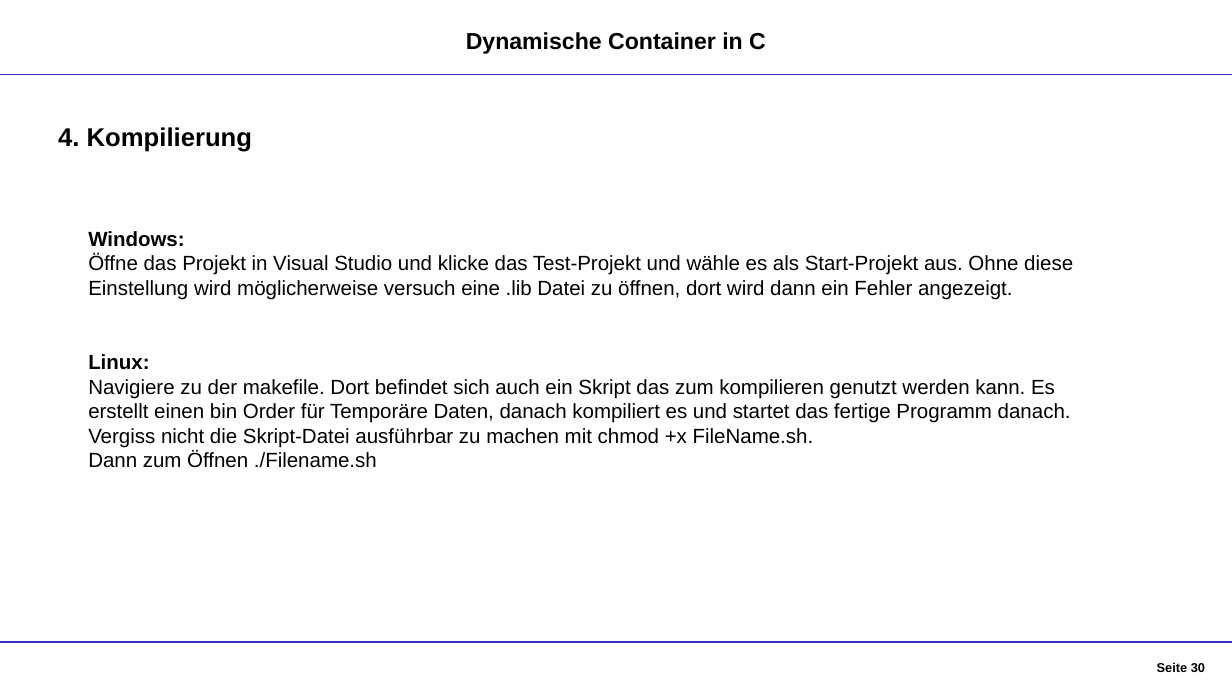
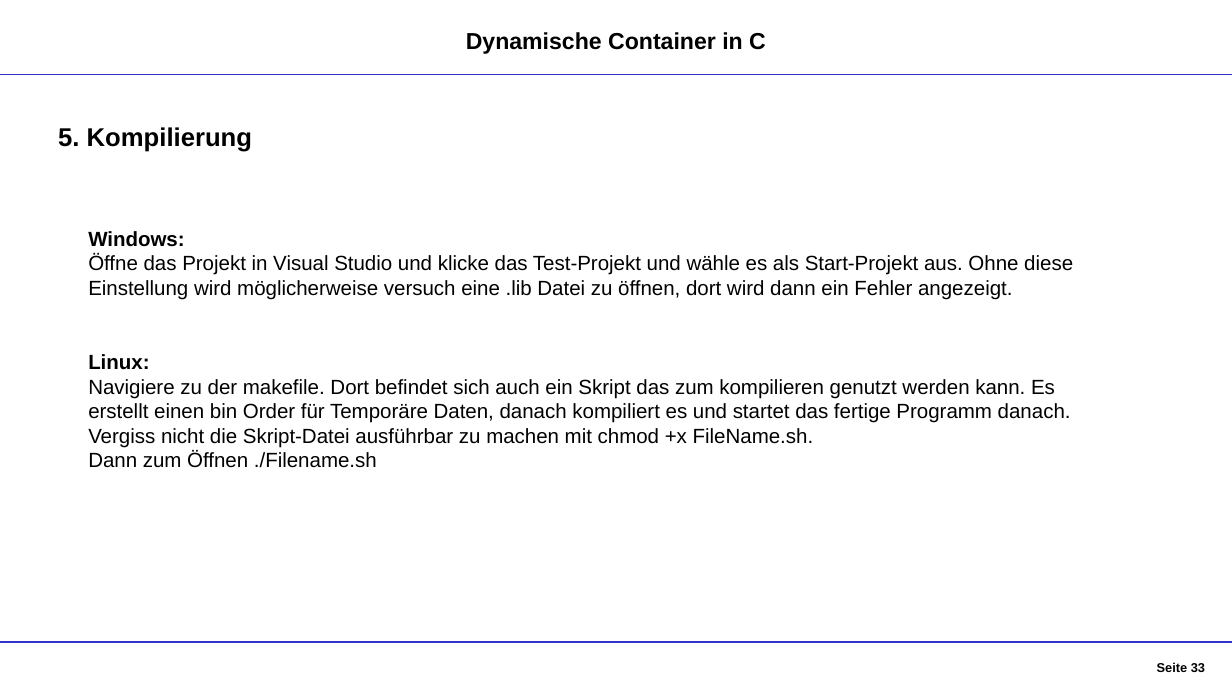
Before and after one commit to DennisGoss99/InPr_DynamicCollections, a slide deck: slide 33 of Dokumentation/Container - Präsentation.pptx (slide 30 before the commit). Drawn at 1232x693 pixels with LibreOffice and Linux fonts; fonts in the diff are those of the drawing. Boxes give left, top, right and bottom in pixels: in the first picture for what was removed or moved away, otherwise in the second. Text is boxed around its words. In the diff, an @@ line names an element or a change of style, - is before the commit and + after.

```diff
--- a/Dokumentation/Container - Präsentation.pptx
+++ b/Dokumentation/Container - Präsentation.pptx
@@ text at (58, 127, 252, 152): text changed @@
-4. Kompilierung
+5. Kompilierung
@@ page number at (1157, 662, 1205, 672): text changed @@
-Seite 30
+Seite 33
```
Also in this commit, not shown: 22 other slides changed, 4 slides added, 1 slide removed.
